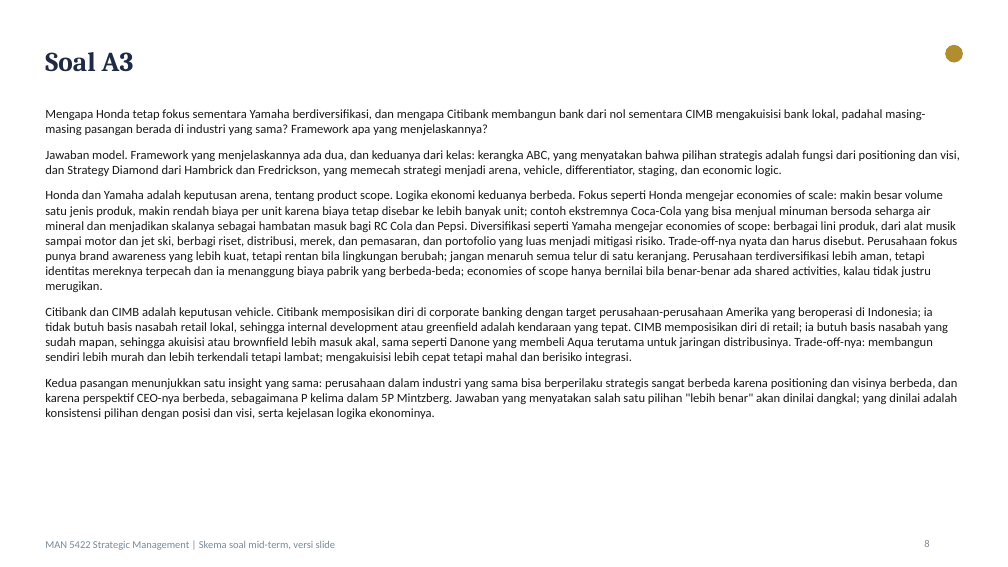
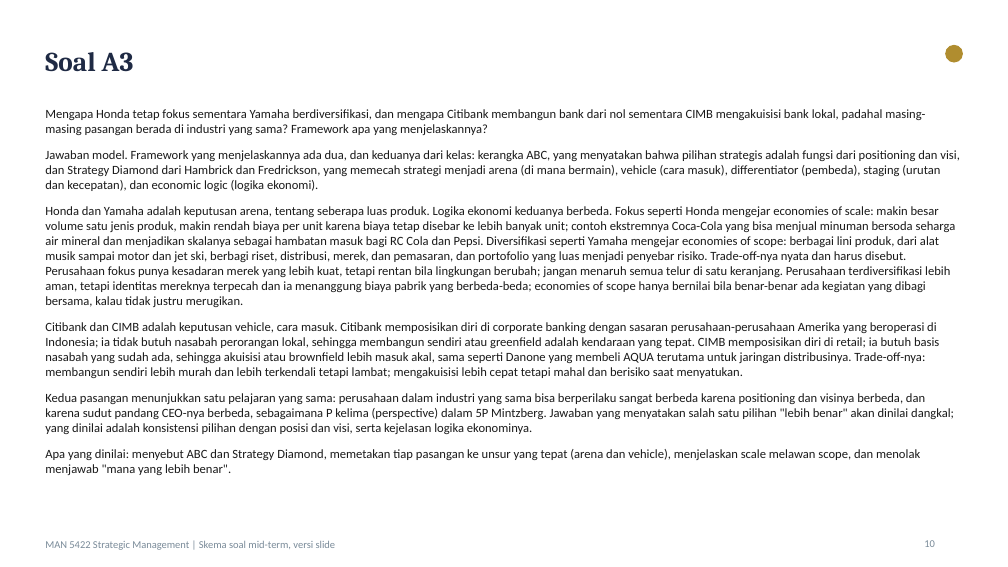
Before and after one commit to aslihabnuri/Dom-Manipulation, a slide deck: slide 10 of Materi_SM_MidTerm/Skema_Soal_dan_Jawaban_Model_MidTerm.pptx (slide 8 before the commit). Drawn at 1008x567 pixels with LibreOffice and Linux fonts; fonts in the diff are those of the drawing. Boxes give left, top, right and bottom in pixels: in the first picture for what was removed or moved away, otherwise in the second. Text is boxed around its words. In the diff, an @@ line names an element or a change of style, - is before the commit and + after.

```diff
--- a/Materi_SM_MidTerm/Skema_Soal_dan_Jawaban_Model_MidTerm.pptx
+++ b/Materi_SM_MidTerm/Skema_Soal_dan_Jawaban_Model_MidTerm.pptx
@@ text at <box>45,150,960,475</box>: text changed @@
-Jawaban model. Framework yang menjelaskannya ada dua, dan keduanya dari kelas: kerangka ABC, yang menyatakan bahwa pilihan strategis adalah fungsi dari positioning dan visi, dan Strategy Diamond dari Hambrick dan Fredrickson, yang memecah strategi menjadi arena, vehicle, differentiator, staging, dan economic logic.
-Honda dan Yamaha adalah keputusan arena, tentang product scope. Logika ekonomi keduanya berbeda. Fokus seperti Honda mengejar economies of scale: makin besar volume satu jenis produk, makin rendah biaya per unit karena biaya tetap disebar ke lebih banyak unit; contoh ekstremnya Coca-Cola yang bisa menjual minuman bersoda seharga air mineral dan menjadikan skalanya sebagai hambatan masuk bagi RC Cola dan Pepsi. Diversifikasi seperti Yamaha mengejar economies of scope: berbagai lini produk, dari alat musik sampai motor dan jet ski, berbagi riset, distribusi, merek, dan pemasaran, dan portofolio yang luas menjadi mitigasi risiko. Trade-off-nya nyata dan harus disebut. Perusahaan fokus punya brand awareness yang lebih kuat, tetapi rentan bila lingkungan berubah; jangan menaruh semua telur di satu keranjang. Perusahaan terdiversifikasi lebih aman, tetapi identitas mereknya terpecah dan ia menanggung biaya pabrik yang berbeda-beda; economies of scope hanya bernilai bila benar-benar ada shared activities, kalau tidak justru merugikan.
-Citibank dan CIMB adalah keputusan vehicle. Citibank memposisikan diri di corporate banking dengan target perusahaan-perusahaan Amerika yang beroperasi di Indonesia; ia tidak butuh basis nasabah retail lokal, sehingga internal development atau greenfield adalah kendaraan yang tepat. CIMB memposisikan diri di retail; ia butuh basis nasabah yang sudah mapan, sehingga akuisisi atau brownfield lebih masuk akal, sama seperti Danone yang membeli Aqua terutama untuk jaringan distribusinya. Trade-off-nya: membangun sendiri lebih murah dan lebih terkendali tetapi lambat; mengakuisisi lebih cepat tetapi mahal dan berisiko integrasi.
-Kedua pasangan menunjukkan satu insight yang sama: perusahaan dalam industri yang sama bisa berperilaku strategis sangat berbeda karena positioning dan visinya berbeda, dan karena perspektif CEO-nya berbeda, sebagaimana P kelima dalam 5P Mintzberg. Jawaban yang menyatakan salah satu pilihan "lebih benar" akan dinilai dangkal; yang dinilai adalah konsistensi pilihan dengan posisi dan visi, serta kejelasan logika ekonominya.
+Jawaban model. Framework yang menjelaskannya ada dua, dan keduanya dari kelas: kerangka ABC, yang menyatakan bahwa pilihan strategis adalah fungsi dari positioning dan visi, dan Strategy Diamond dari Hambrick dan Fredrickson, yang memecah strategi menjadi arena (di mana bermain), vehicle (cara masuk), differentiator (pembeda), staging (urutan dan kecepatan), dan economic logic (logika ekonomi).
+Honda dan Yamaha adalah keputusan arena, tentang seberapa luas produk. Logika ekonomi keduanya berbeda. Fokus seperti Honda mengejar economies of scale: makin besar volume satu jenis produk, makin rendah biaya per unit karena biaya tetap disebar ke lebih banyak unit; contoh ekstremnya Coca-Cola yang bisa menjual minuman bersoda seharga air mineral dan menjadikan skalanya sebagai hambatan masuk bagi RC Cola dan Pepsi. Diversifikasi seperti Yamaha mengejar economies of scope: berbagai lini produk, dari alat musik sampai motor dan jet ski, berbagi riset, distribusi, merek, dan pemasaran, dan portofolio yang luas menjadi penyebar risiko. Trade-off-nya nyata dan harus disebut. Perusahaan fokus punya kesadaran merek yang lebih kuat, tetapi rentan bila lingkungan berubah; jangan menaruh semua telur di satu keranjang. Perusahaan terdiversifikasi lebih aman, tetapi identitas mereknya terpecah dan ia menanggung biaya pabrik yang berbeda-beda; economies of scope hanya bernilai bila benar-benar ada kegiatan yang dibagi bersama, kalau tidak justru merugikan.
+Citibank dan CIMB adalah keputusan vehicle, cara masuk. Citibank memposisikan diri di corporate banking dengan sasaran perusahaan-perusahaan Amerika yang beroperasi di Indonesia; ia tidak butuh nasabah perorangan lokal, sehingga membangun sendiri atau greenfield adalah kendaraan yang tepat. CIMB memposisikan diri di retail; ia butuh basis nasabah yang sudah ada, sehingga akuisisi atau brownfield lebih masuk akal, sama seperti Danone yang membeli AQUA terutama untuk jaringan distribusinya. Trade-off-nya: membangun sendiri lebih murah dan lebih terkendali tetapi lambat; mengakuisisi lebih cepat tetapi mahal dan berisiko saat menyatukan.
+Kedua pasangan menunjukkan satu pelajaran yang sama: perusahaan dalam industri yang sama bisa berperilaku sangat berbeda karena positioning dan visinya berbeda, dan karena sudut pandang CEO-nya berbeda, sebagaimana P kelima (perspective) dalam 5P Mintzberg. Jawaban yang menyatakan salah satu pilihan "lebih benar" akan dinilai dangkal; yang dinilai adalah konsistensi pilihan dengan posisi dan visi, serta kejelasan logika ekonominya.
+Apa yang dinilai: menyebut ABC dan Strategy Diamond, memetakan tiap pasangan ke unsur yang tepat (arena dan vehicle), menjelaskan scale melawan scope, dan menolak menjawab "mana yang lebih benar".
@@ page number at <box>924,540,935,547</box>: text changed @@
-8
+10
```
Also in this commit, not shown: 21 other slides changed, 4 slides added, 5 other files.
